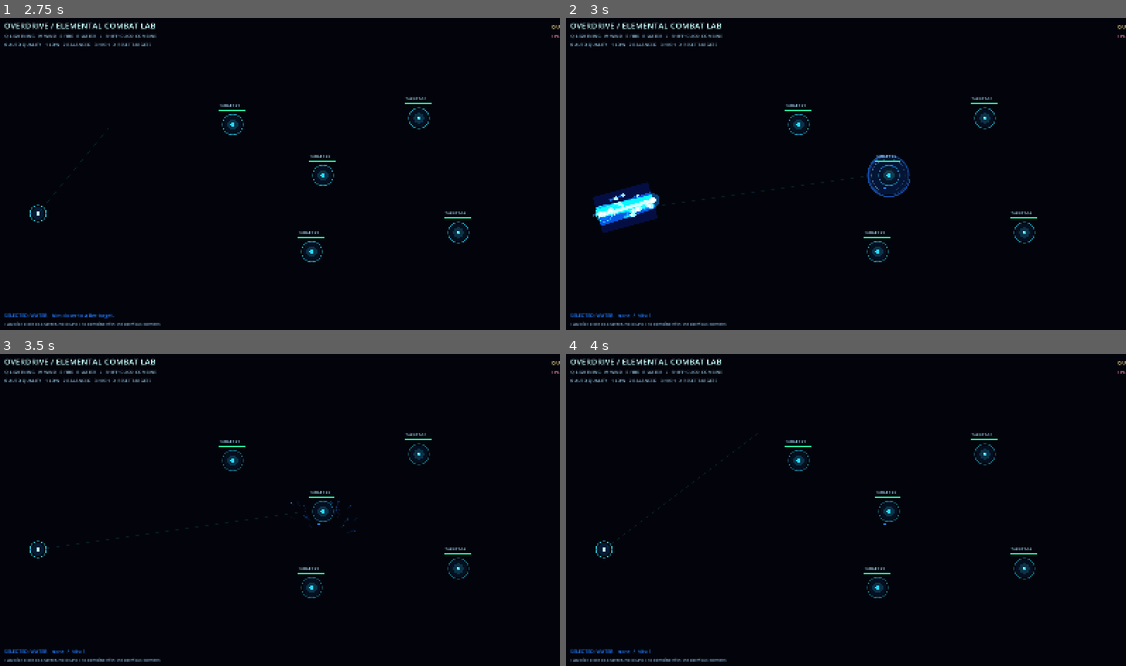
Above: before the commit, frames 1-4 (two rows, left to right).
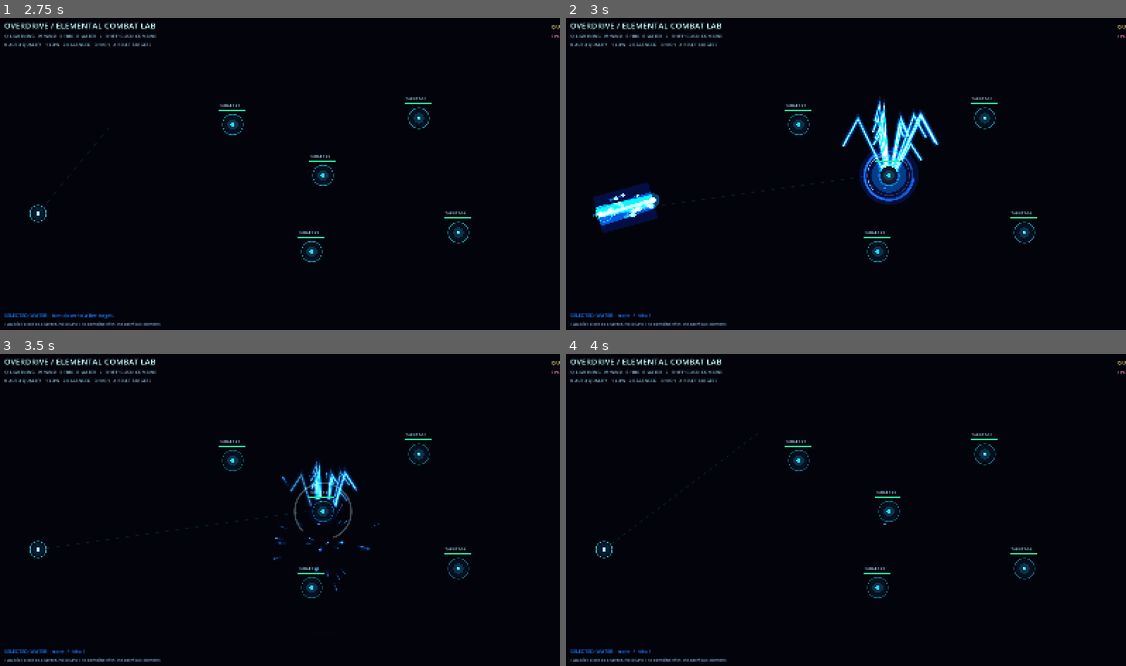
Above: after the commit, the same moments.

Repository: rifatsidik/elemental-overdrive
Game: Godot game, scene res://scenes/elemental_combat_lab.tscn
Two runs of this game, one before a commit and one after it. Both use one fixed random seed, a clock stepped at 60 frames per second and the inputs below. This scene is started directly instead of the project's main scene.
Inputs (mouse positions are in pixels of both pictures, inside the frame that each line leads up to):
- Up to frame 1 (2.75 s): tap Enter at 0.5, 2 s; move the mouse to (252, 239) at 0.52 s; hold W 0.53-2.03 s; tap Q at 0.6 s; click (252, 239) at 0.67 s; tap Space at 1.25 s; move the mouse to (448, 223) at 1.27 s; tap E at 1.35 s; move the mouse to (106, 127) at 2.02 s; hold A from 2.03 s (still down); tap R at 2.1 s
- Up to frame 2 (3 s): keep holding A; tap Space at 2.75 s; move the mouse to (874, 174) at 2.77 s; tap 0 at 2.85 s; click (874, 174) at 2.92 s
- Up to frame 3 (3.5 s): keep holding A
- Up to frame 4 (4 s): move the mouse to (762, 432) at 3.52 s; release A at 3.53 s; hold S from 3.53 s (still down); tap 1 at 3.6 s

Frame 1 is identical in both runs. In frame 2, 2.5% of the frame differs, in the area x 49-67%, y 24-60%; in frame 3, 1.2%; in frame 4, nothing differs.

Commit message:
Make water impacts feel heavier with crown jets, broad waves, and glossy droplets

Diff:
--- a/scripts/visuals/elements/water_burst.gd
+++ b/scripts/visuals/elements/water_burst.gd
@@ -1,13 +1,16 @@
 extends Node2D
 class_name OverdriveWaterBurst
 
+## Water impact: pressure core, crown splash, rising jets, droplets and broad wave rings.
 var age: float = 0.0
-var lifetime: float = 0.76
+var lifetime: float = 0.9
 var strength: float = 1.0
 var layer_budget: int = 2
 var tint: Color = Color(0.12, 0.48, 1.0, 1.0)
 var _droplet_velocities: Array[Vector2] = []
 var _droplet_sizes: PackedFloat32Array = PackedFloat32Array()
+var _jet_angles: PackedFloat32Array = PackedFloat32Array()
+var _jet_heights: PackedFloat32Array = PackedFloat32Array()
 var _rng := RandomNumberGenerator.new()
 
 func configure(new_strength: float, seed_value: int, layers: int, color: Color = Color(0.12, 0.48, 1.0, 1.0)) -> void:
@@ -17,9 +20,16 @@
 	_rng.seed = seed_value
 	_droplet_velocities.clear()
 	_droplet_sizes.clear()
-	for i in range(12 + layer_budget * 6):
-		_droplet_velocities.append(Vector2(_rng.randf_range(-175.0, 175.0), _rng.randf_range(-225.0, -42.0)))
-		_droplet_sizes.append(_rng.randf_range(2.0, 5.2))
+	_jet_angles.clear()
+	_jet_heights.clear()
+	for i in range(16 + layer_budget * 8):
+		var angle := _rng.randf_range(0.0, TAU)
+		var speed := _rng.randf_range(75.0, 310.0)
+		_droplet_velocities.append(Vector2.from_angle(angle) * speed + Vector2(0.0, -_rng.randf_range(25.0, 110.0)))
+		_droplet_sizes.append(_rng.randf_range(2.0, 6.2))
+	for i in range(9 + layer_budget * 3):
+		_jet_angles.append(_rng.randf_range(-PI * 0.92, -PI * 0.08))
+		_jet_heights.append(_rng.randf_range(42.0, 115.0))
 	age = 0.0
 	queue_redraw()
 
@@ -39,24 +49,43 @@
 func _draw() -> void:
 	var progress := clampf(age / lifetime, 0.0, 1.0)
 	var fade := 1.0 - progress
-	var splash := 1.0 - smoothstep(0.0, 0.2, age)
-	# Bright liquid core and multiple expanding, broken splash rims.
-	draw_circle(Vector2.ZERO, (16.0 + 16.0 * splash) * strength, Color(0.04, 0.38, 1.0, fade * 0.18))
-	draw_circle(Vector2.ZERO, (7.0 + 6.0 * splash) * strength, Color(0.35, 0.86, 1.0, fade * 0.42))
-	for i in range(layer_budget + 1):
-		var ring_progress := clampf(age / (0.22 + float(i) * 0.085), 0.0, 1.0)
-		var radius := (10.0 + ring_progress * (66.0 + float(i) * 18.0)) * strength
-		var start_angle := progress * (2.0 + float(i) * 0.55) + float(i) * 1.8
-		var sweep := PI * (1.2 + 0.18 * sin(age * 15.0 + float(i)))
-		var alpha := (1.0 - ring_progress) * (0.78 / float(i + 1))
-		draw_arc(Vector2.ZERO, radius, start_angle, start_angle + sweep, 40, Color(tint.r, tint.g, tint.b, alpha), maxf(1.0, 4.0 - float(i) * 0.65), true)
-		draw_arc(Vector2.ZERO, radius * 0.82, start_angle + PI * 0.6, start_angle + PI * 1.18, 22, Color(0.72, 0.95, 1.0, alpha * 0.8), 1.4, true)
+	var punch := 1.0 - smoothstep(0.0, 0.24, age)
+	var expanding := smoothstep(0.0, 0.48, age)
+	# Stronger blue volume behind the white-blue liquid core.
+	draw_circle(Vector2.ZERO, (20.0 + 27.0 * punch) * strength, Color(0.015, 0.22, 1.0, fade * 0.2))
+	draw_circle(Vector2.ZERO, (13.0 + 14.0 * punch) * strength, Color(0.0, 0.58, 1.0, fade * 0.34))
+	draw_circle(Vector2.ZERO, (5.0 + 7.0 * punch) * strength, Color(0.82, 0.98, 1.0, fade * 0.92))
+	# Large, staggered wavefronts instead of tiny concentric rings.
+	for i in range(layer_budget + 2):
+		var ring_progress := clampf(age / (0.3 + float(i) * 0.095), 0.0, 1.0)
+		var radius := (14.0 + ring_progress * (94.0 + float(i) * 23.0)) * strength
+		var start_angle := age * (1.8 + float(i) * 0.38) + float(i) * 1.64
+		var sweep := PI * (1.12 + 0.24 * sin(age * 12.0 + float(i)))
+		var alpha := (1.0 - ring_progress) * (0.82 / float(i + 1))
+		draw_arc(Vector2.ZERO, radius, start_angle, start_angle + sweep, 52, Color(tint.r, tint.g, tint.b, alpha), maxf(1.2, 5.2 - float(i) * 0.65), true)
+		draw_arc(Vector2.ZERO, radius * 0.87, start_angle + PI * 0.72, start_angle + PI * 1.25, 28, Color(0.84, 0.98, 1.0, alpha * 0.92), maxf(1.0, 2.0 - float(i) * 0.2), true)
+	# Liquid crown: tall asymmetric jets curl away from the center.
+	for i in range(_jet_angles.size()):
+		var angle: float = _jet_angles[i]
+		var height: float = _jet_heights[i] * strength * (1.0 - progress * 0.65)
+		var side := Vector2(cos(angle), sin(angle))
+		var base := side * (7.0 + 12.0 * expanding) * strength
+		var mid := side * (20.0 + height * 0.45) + Vector2(0.0, -height * 0.68)
+		var tip := side * (32.0 + height * 0.65) + Vector2(0.0, -height * 0.12)
+		var curve := PackedVector2Array([base, mid, tip])
+		draw_polyline(curve, Color(0.0, 0.34, 1.0, fade * 0.3), 8.0 * strength, true)
+		draw_polyline(curve, Color(0.05, 0.72, 1.0, fade * 0.8), 3.4 * strength, true)
+		draw_polyline(curve, Color(0.88, 0.99, 1.0, fade * 0.95), 1.15 * strength, true)
+	# Droplets use gravity and bright specular highlights for a wet, liquid read.
 	for i in range(_droplet_velocities.size()):
 		var velocity: Vector2 = _droplet_velocities[i]
-		var position := velocity * age + Vector2(0.0, 260.0 * age * age)
+		var position := velocity * age + Vector2(0.0, 300.0 * age * age)
 		var radius: float = _droplet_sizes[i] * strength * fade
-		var tail := position - velocity.normalized() * (7.0 + velocity.length() * 0.035)
-		draw_line(tail, position, Color(tint.r, tint.g, tint.b, fade * 0.45), maxf(1.0, radius * 1.25), true)
-		draw_circle(position, radius * 1.8, Color(0.05, 0.38, 1.0, fade * 0.18))
-		draw_circle(position, radius, Color(tint.r, tint.g, tint.b, fade * 0.9))
-		draw_circle(position - Vector2(radius * 0.25, radius * 0.3), radius * 0.42, Color(0.88, 0.98, 1.0, fade * 0.95))
+		var tail := position - velocity.normalized() * (10.0 + velocity.length() * 0.04)
+		draw_line(tail, position, Color(0.02, 0.34, 1.0, fade * 0.42), maxf(1.0, radius * 1.9), true)
+		draw_line(tail.lerp(position, 0.45), position, Color(0.22, 0.82, 1.0, fade * 0.76), maxf(1.0, radius * 0.8), true)
+		draw_circle(position, radius * 1.65, Color(0.02, 0.42, 1.0, fade * 0.2))
+		draw_circle(position, radius, Color(tint.r, tint.g, tint.b, fade * 0.94))
+		draw_circle(position - Vector2(radius * 0.26, radius * 0.34), radius * 0.42, Color(0.95, 1.0, 1.0, fade * 0.98))
+	# A final sweeping highlight makes the hit feel like a heavy volume of water.
+	draw_arc(Vector2.ZERO, (8.0 + expanding * 32.0) * strength, age * 4.2, age * 4.2 + PI * 1.62, 42, Color(0.8, 0.98, 1.0, fade * 0.75), 2.3 * strength, true)
